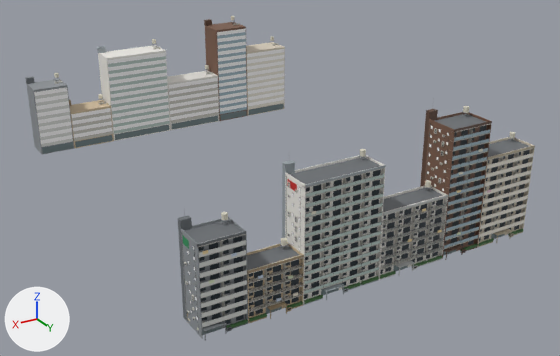
The glTF model public/models/buildings/manshon.glb: old version first, new version second.
Before and after are seen from a 50 mm lens placed at (184.4, 153.2, 116.3), pointed at (51.8, -67.8, 5.7). Arrows for +X, +Y and +Z are at lower left; the lights stay in place. The older version comes first. Where no turn or scale is listed for an object, it has been applied to the vertices. Vertices at exactly the same position are counted once.

Objects in the first picture: 'manshon_a_body', 'manshon_a_lo_mesh', 'manshon_b_body', 'manshon_b_lo_mesh', 'manshon_c_body', 'manshon_c_lo_mesh', 'manshon_d_body', 'manshon_d_lo_mesh', 'manshon_e_body', 'manshon_e_lo_mesh', 'manshon_f_body', 'manshon_f_lo_mesh' and 2 more.
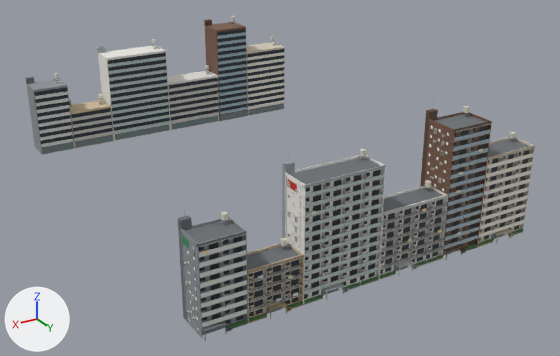
The change, as a list of edits to the scene's bpy script:
```text
Change me_manshon_a_lo_mesh:
    remove me_manshon_a_lo_mesh.from_pydata(...)  # 298 vertices, 508 faces; spans x -10.0..10.0, y -11.4..0.1, z 0.0..33.3
    add me_manshon_a_lo_mesh.from_pydata(...)  # 1018 vertices, 1588 faces; spans x -10.0..10.0, y -11.4..0.3, z 0.0..33.3
    me_manshon_a_lo_mesh part 1: 36 vertices moved from x -9.8..9.8, y 0.1, z 3.2..27.8 to x -9.8..9.8, y 0.3, z 3.2..27.8; 12 vertices removed from x -9.8..9.8, y 0.0, z 0.3..19.0; 492 vertices added at x -9.8..9.8, y 0.0..0.2, z 0.3..29.3
    other edits to the shape of me_manshon_a_lo_mesh do not show in these pictures
    add me_manshon_a_lo_mesh.materials.append(mat_window)
Change me_manshon_b_lo_mesh:
    remove me_manshon_b_lo_mesh.from_pydata(...)  # 378 vertices, 652 faces; spans x -7.2..7.2, y -12.4..0.1, z 0.0..44.9
    add me_manshon_b_lo_mesh.from_pydata(...)  # 1106 vertices, 1744 faces; spans x -7.2..7.2, y -12.4..0.3, z 0.0..44.9
    me_manshon_b_lo_mesh part 2: 52 vertices moved from x -7.1..7.1, y 0.1, z 3.2..39.3 to x -7.1..7.1, y 0.3, z 3.2..39.3; 18 vertices removed from x -7.1..7.1, y 0.0, z 0.3..39.3; 506 vertices added at x -7.1..7.1, y 0.0..0.2, z 0.3..40.9
    other edits to the shape of me_manshon_b_lo_mesh do not show in these pictures
    add me_manshon_b_lo_mesh.materials.append(mat_window)
Change me_manshon_c_lo_mesh:
    remove me_manshon_c_lo_mesh.from_pydata(...)  # 238 vertices, 400 faces; spans x -12.0..12.0, y -10.4..0.1, z 0.0..24.6
    add me_manshon_c_lo_mesh.from_pydata(...)  # 814 vertices, 1264 faces; spans x -12.0..12.0, y -10.4..0.3, z 0.0..24.6
    me_manshon_c_lo_mesh part 3: 24 vertices moved from x -11.8..11.8, y 0.1, z 3.2..19.0 to x -11.8..11.8, y 0.3, z 3.2..19.0; 12 vertices removed from x -11.8..11.8, y 0.0, z 0.3..19.0; 348 vertices added at x -11.8..11.8, y 0.0..0.2, z 0.3..20.6
    other edits to the shape of me_manshon_c_lo_mesh do not show in these pictures
    add me_manshon_c_lo_mesh.materials.append(mat_window)
Change me_manshon_d_lo_mesh:
    remove me_manshon_d_lo_mesh.from_pydata(...)  # 338 vertices, 580 faces; spans x -13.0..13.0, y -11.4..0.1, z 0.0..39.1
    add me_manshon_d_lo_mesh.from_pydata(...)  # 1482 vertices, 2296 faces; spans x -13.0..13.0, y -11.4..0.3, z 0.0..39.1
    me_manshon_d_lo_mesh part 4: 44 vertices moved from x -12.8..12.8, y 0.1, z 3.2..33.5 to x -12.8..12.8, y 0.3, z 3.2..33.5; 16 vertices removed from x -12.8..12.8, y 0.0, z 0.3..33.5; 920 vertices added at x -12.8..12.8, y 0.0..0.2, z 0.3..35.1
    other edits to the shape of me_manshon_d_lo_mesh do not show in these pictures
    add me_manshon_d_lo_mesh.materials.append(mat_window)
Change me_manshon_e_lo_mesh:
    remove me_manshon_e_lo_mesh.from_pydata(...)  # 198 vertices, 328 faces; spans x -8.5..8.5, y -10.4..0.1, z 0.0..18.8
    add me_manshon_e_lo_mesh.from_pydata(...)  # 454 vertices, 712 faces; spans x -8.5..8.5, y -10.4..0.3, z 0.0..18.8
    me_manshon_e_lo_mesh part 5: 16 vertices moved from x -8.3..8.3, y 0.1, z 3.2..13.2 to x -8.3..8.3, y 0.3, z 3.2..13.2; 8 vertices removed from x -8.3..8.3, y 0.0, z 0.3..13.2; 72 vertices added at x -8.3..8.3, y 0.0..0.2, z 0.3..14.8
    other edits to the shape of me_manshon_e_lo_mesh do not show in these pictures
    add me_manshon_e_lo_mesh.materials.append(mat_window)
Change me_manshon_f_lo_mesh:
    remove me_manshon_f_lo_mesh.from_pydata(...)  # 278 vertices, 472 faces; spans x -6.8..6.8, y -11.4..0.1, z 0.0..30.4
    add me_manshon_f_lo_mesh.from_pydata(...)  # 662 vertices, 1048 faces; spans x -6.8..6.8, y -11.4..0.3, z 0.0..30.4
    me_manshon_f_lo_mesh part 6: 32 vertices moved from x -6.6..6.6, y 0.1, z 3.2..24.9 to x -6.6..6.6, y 0.3, z 3.2..24.9; 12 vertices removed from x -6.6..6.6, y 0.0, z 0.3..19.0; 156 vertices added at x -6.6..6.6, y 0.0..0.2, z 0.3..26.4
    other edits to the shape of me_manshon_f_lo_mesh do not show in these pictures
    add me_manshon_f_lo_mesh.materials.append(mat_window)
```

Pixel boxes (x1, y1, x2, y2) of what changed, in the pictures (560 x 356 px):
part 1 of me_manshon_a_lo_mesh, built on
    before: (247, 52, 284, 114)
    after: (247, 49, 285, 114)
part 2 of me_manshon_b_lo_mesh, built on
    both: (217, 29, 247, 118)
part 3 of me_manshon_c_lo_mesh, built on
    both: (169, 78, 219, 129)
part 4 of me_manshon_d_lo_mesh, built on
    both: (107, 52, 170, 139)
part 5 of me_manshon_e_lo_mesh, built on
    both: (71, 108, 113, 141)
part 6 of me_manshon_f_lo_mesh, built on
    before: (35, 91, 73, 147)
    after: (34, 87, 73, 147)
